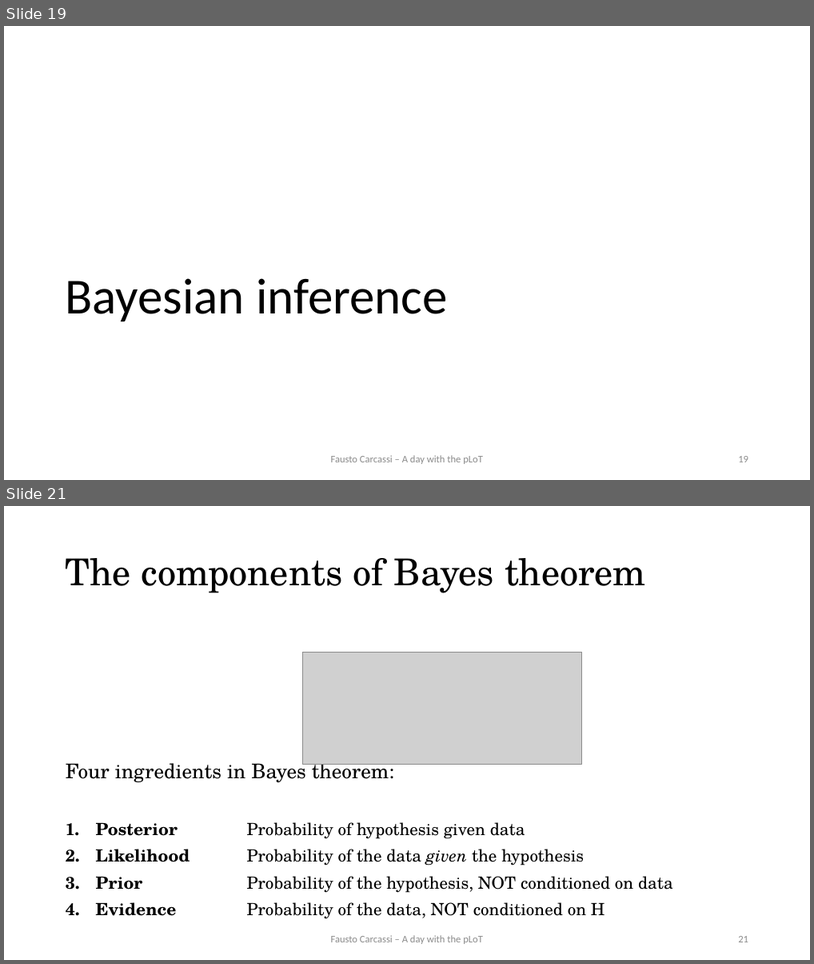
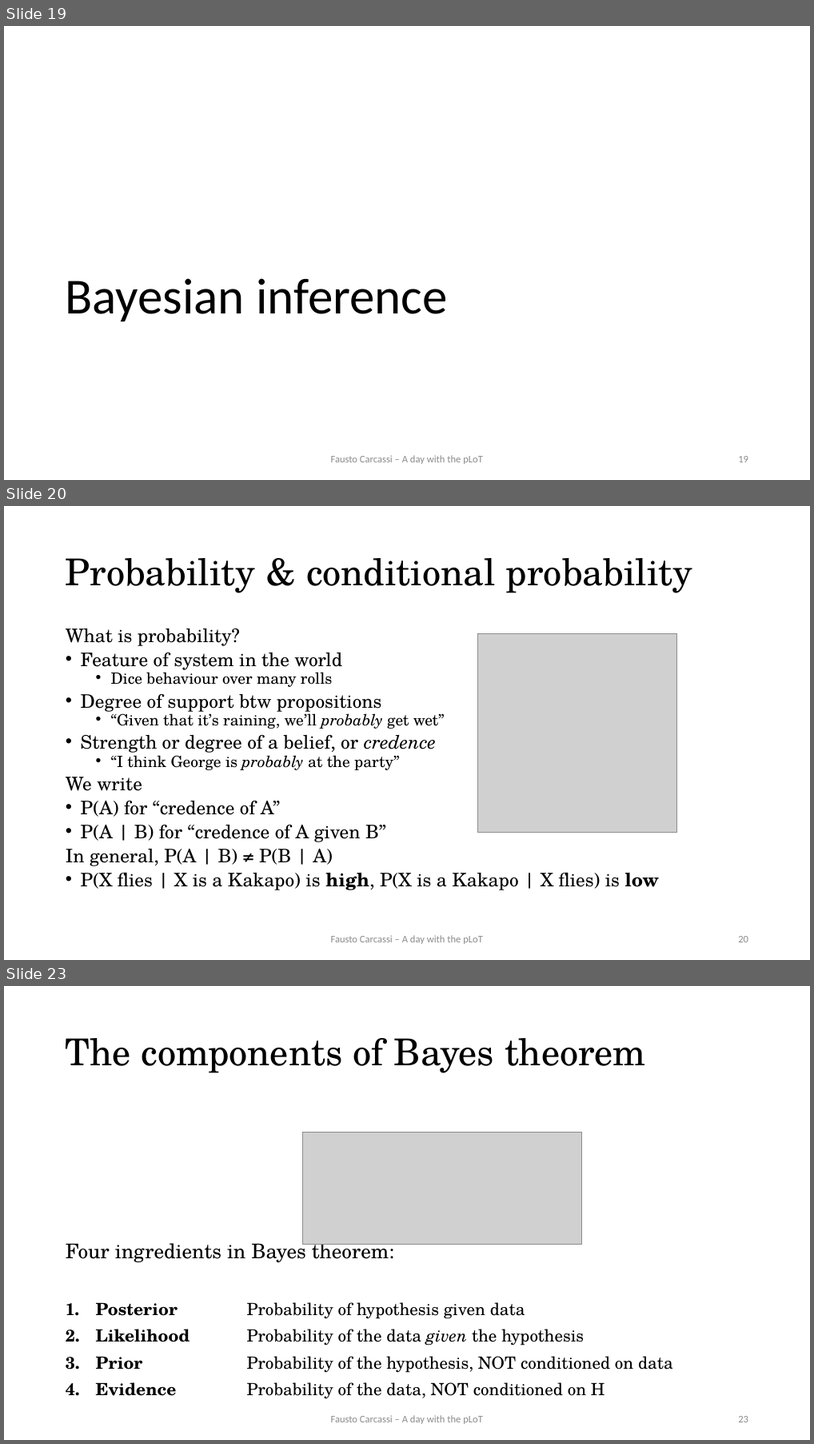
Before and after one commit to thelogicalgrammar/pLoT_workshop, a slide deck: book/lectures/2.pptx. Shown one above the other, each under a label of ours: slides 19 and 21 before the commit, slides 19, 20 and 23 after it; the slides between them are not shown. The pictures are 814x964 and 814x1444 pixels, drawn with LibreOffice and Linux fonts; fonts in the diff are those of the drawing; grey boxes stand for pictures. Boxes give left, top, right and bottom in pixels: in the first picture for what was removed or moved away, otherwise in the second. Text is boxed around its words. In the diff, an @@ line names an element or a change of style, - is before the commit and + after.

```diff
--- a/book/lectures/2.pptx
+++ b/book/lectures/2.pptx
@@ slide 20 added at (4, 506, 810, 960), background #FFFFFF @@
@@ title added at (66, 558, 694, 593), 44 pt, text #000000 @@
+Probability & conditional probability
@@ text added at (66, 628, 659, 890), 22.2 pt, text #000000 @@
+What is probability?
+• Feature of system in the world
+  • Dice behaviour over many rolls
+• Degree of support btw propositions
+  • “Given that it’s raining, we’ll probably get wet”
+• Strength or degree of a belief, or credence
+  • “I think George is probably at the party”
+We write
+• P(A) for “credence of A”
+• P(A | B) for “credence of A given B”
+In general, P(A | B) ≠ P(B | A)
+• P(X flies | X is a Kakapo) is high, P(X is a Kakapo | X flies) is low
@@ picture added at (478, 634, 678, 832) @@
@@ text added at (331, 935, 483, 944), 12 pt, text #8C8C8C @@
+Fausto Carcassi – A day with the pLoT
@@ page number added at (738, 936, 749, 942), 12 pt, text #8C8C8C @@
+20
@@ what was slide 21 is now slide 23 @@
@@ page number at (738, 1416, 749, 1422): text changed @@
-21
+23
```
Also in this commit, not shown: 4 slides changed, 3 other slides added, 18 other files.
